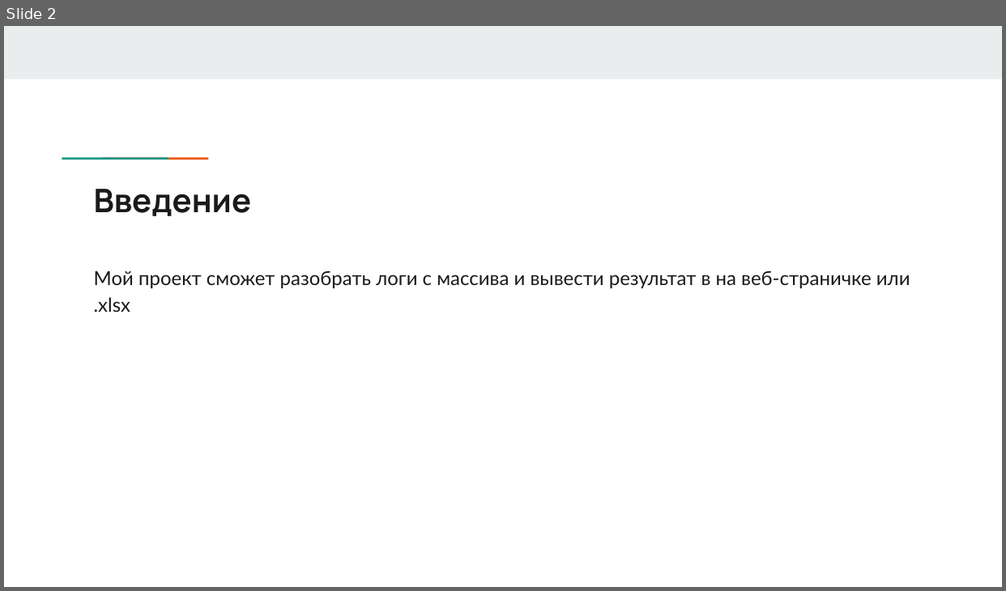
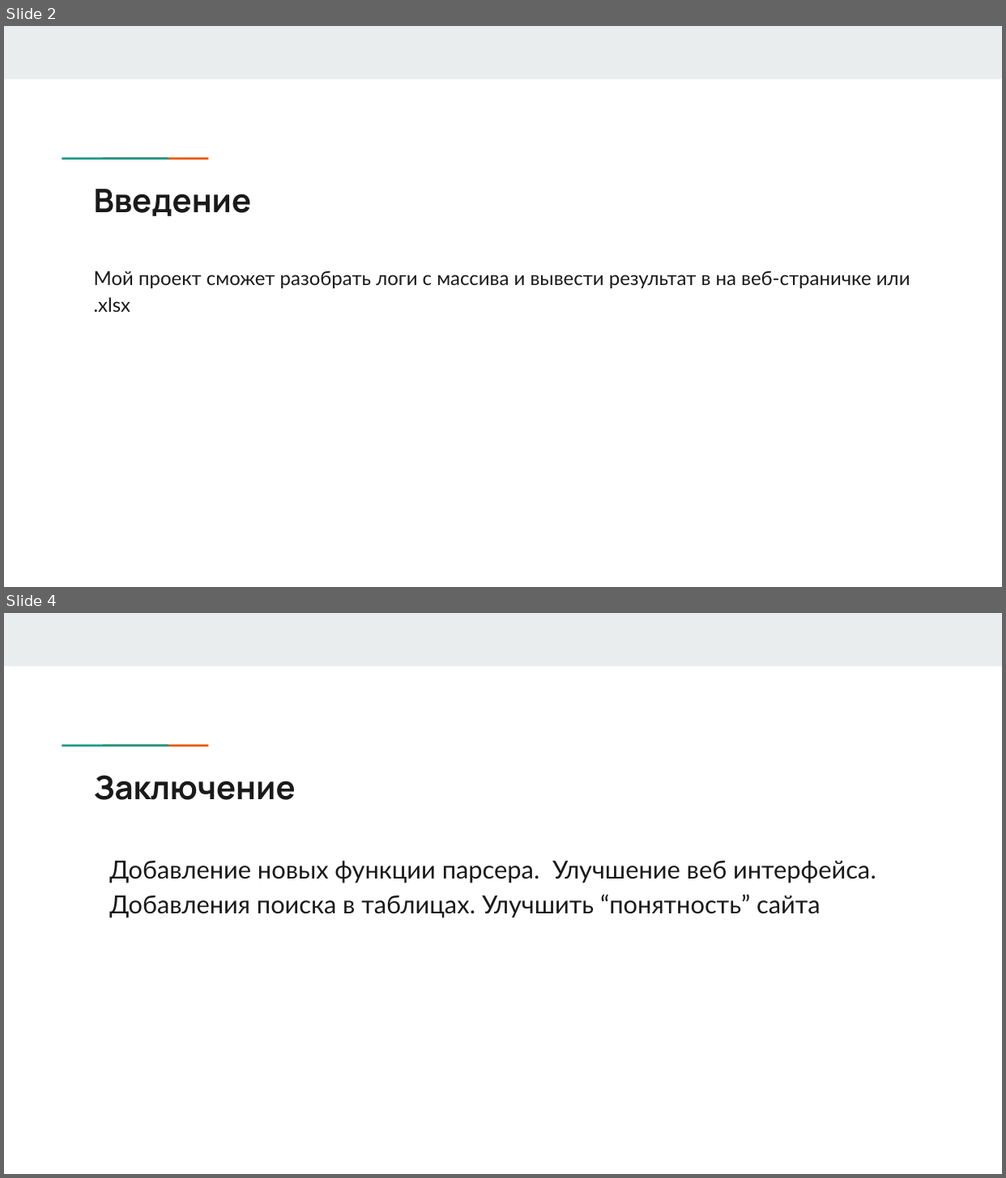
Before and after one commit to OnYyon/SanParser, a slide deck: Yandex.pptx. Shown one above the other, each under a label of ours: slide 2 before the commit, slides 2 and 4 after it; the slides between them are not shown. The pictures are 1006x591 and 1006x1178 pixels, drawn with LibreOffice and Linux fonts; fonts in the diff are those of the drawing. Boxes give left, top, right and bottom in pixels: in the first picture for what was removed or moved away, otherwise in the second. Text is boxed around its words. In the diff, an @@ line names an element or a change of style, - is before the commit and + after.

```diff
--- a/Yandex.pptx
+++ b/Yandex.pptx
@@ slide 4 added at [4,613,1002,1174], background #FFFFFF; not listed: 3 template elements that a slide beside it also shows @@
@@ title added at [94,775,296,800], 23.4 pt, text #1A1A1A, bold @@
+Заключение
@@ text added at [109,861,876,918], 18 pt, text #1A1A1A @@
+Добавление новых функции парсера. Улучшение веб интерфейса. Добавления поиска в таблицах. Улучшить “понятность” сайта
```
Also in this commit, not shown: 1 other slide added, 7 other files.
